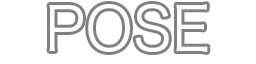
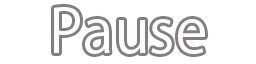
Two versions of the same layered image (256×64). Layer-by-layer changes:
renamed "POSE" to "Pause", painted on it over [49, 4, 208, 54]
